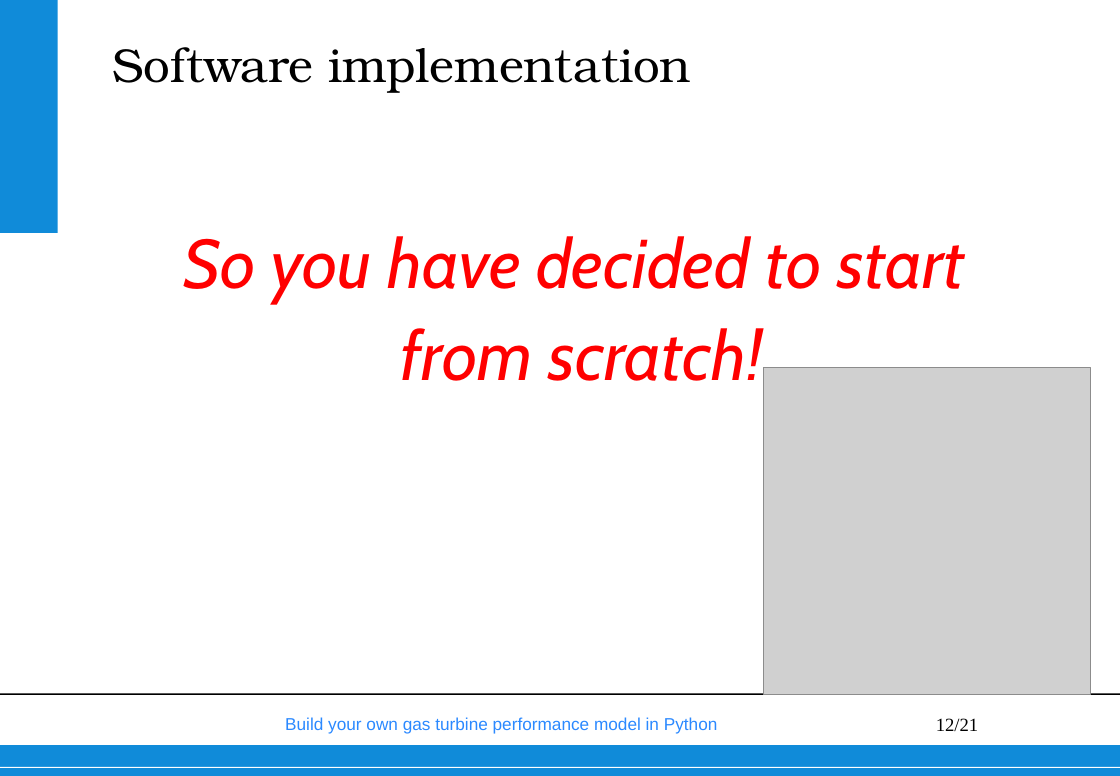
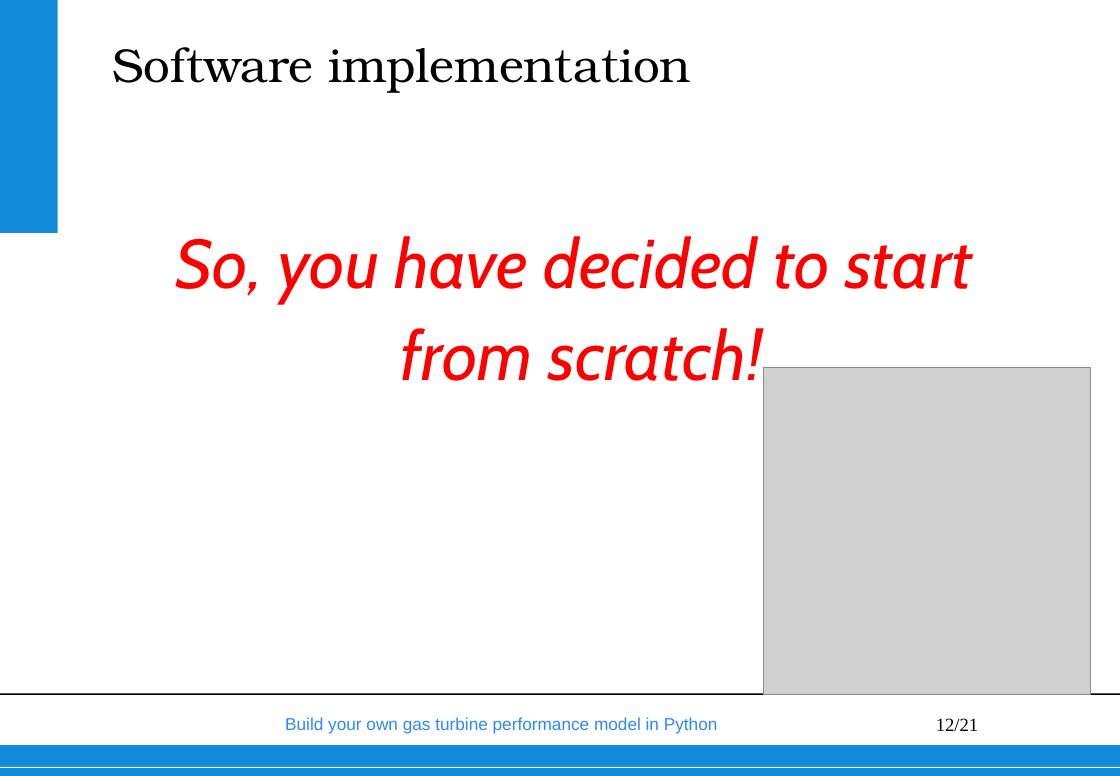
Before and after one commit to wvisser1958/GSPy, a slide deck: slide 12 of doc/Build your own gas turbine performance model from scratch.pptx. Drawn at 1120x776 pixels with LibreOffice and Linux fonts; fonts in the diff are those of the drawing; grey boxes stand for pictures; background and template pictures are left out. Boxes give left, top, right and bottom in pixels: in the first picture for what was removed or moved away, otherwise in the second. Text is boxed around its words. In the diff, an @@ line names an element or a change of style, - is before the commit and + after.

```diff
--- a/doc/Build your own gas turbine performance model from scratch.pptx
+++ b/doc/Build your own gas turbine performance model from scratch.pptx
@@ text at [176,236,972,304]: text changed @@
-So you have decided to start
+So, you have decided to start
```
Also in this commit, not shown: 8 other slides changed.
